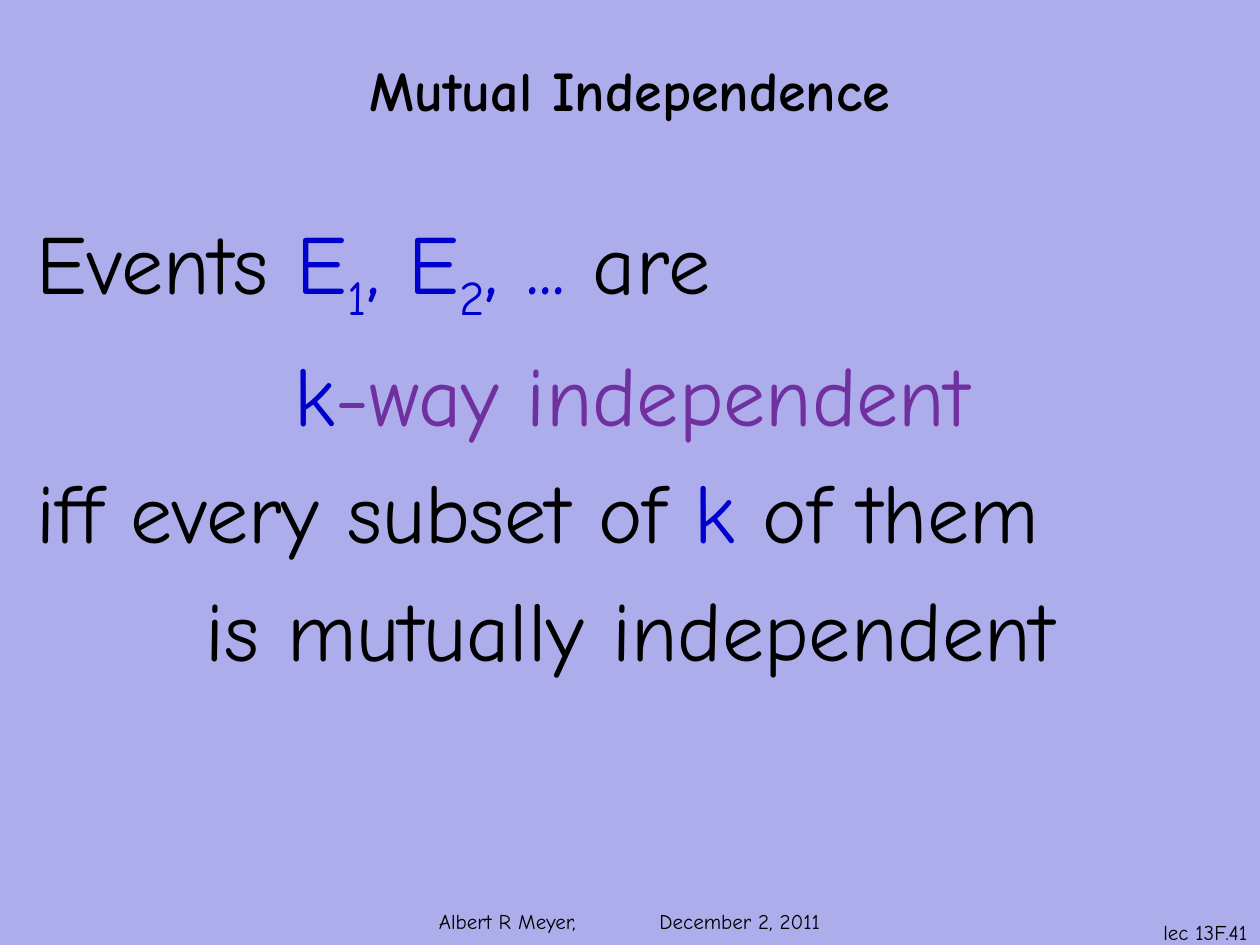
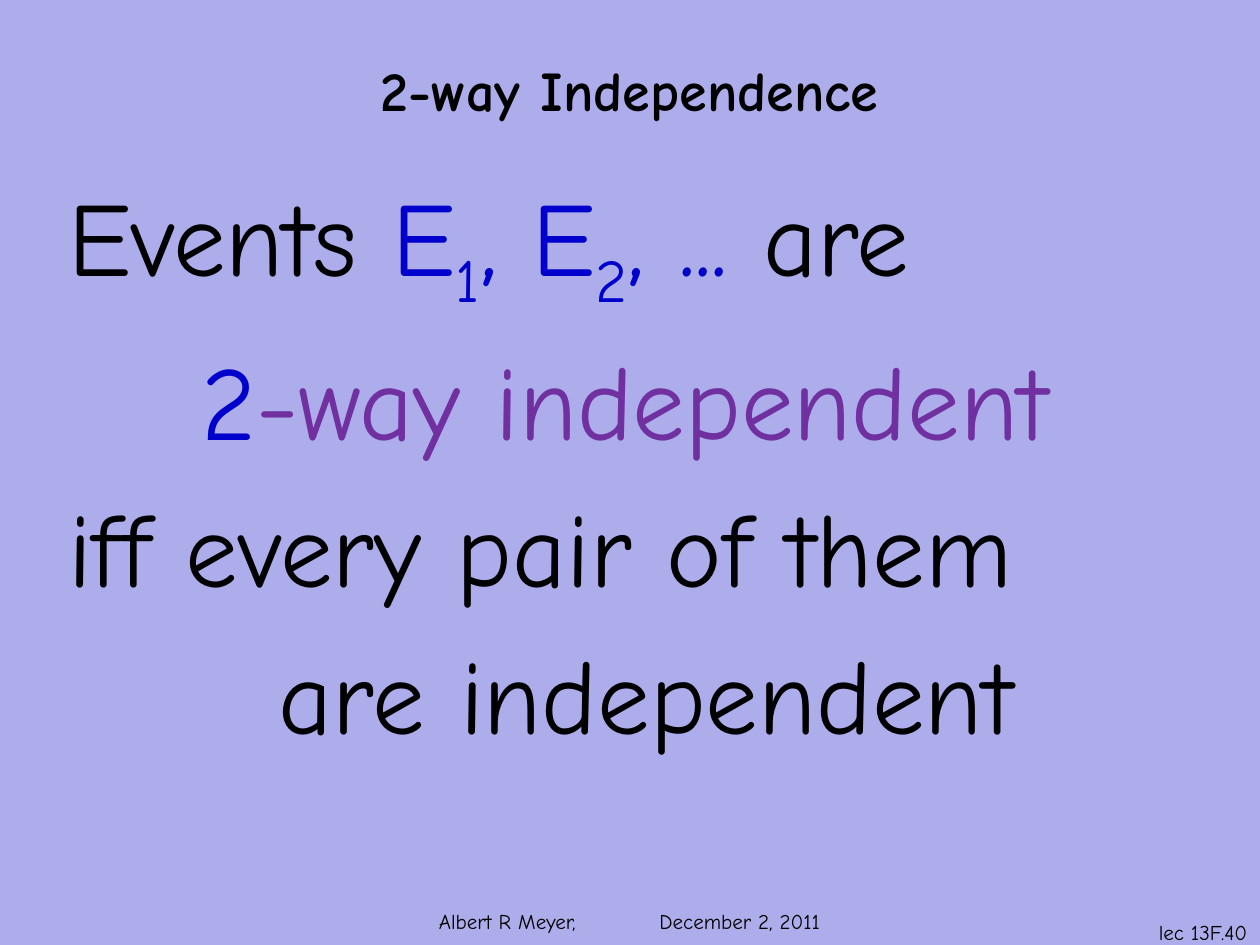
Before and after one commit to armeyer/mcs_web, a slide deck: slide 40 of fall11/slidesF11/slides13f.pptx (slide 41 before the commit). Drawn at 1260x945 pixels with LibreOffice and Linux fonts; fonts in the diff are those of the drawing; background and template pictures are left out. Boxes give left, top, right and bottom in pixels: in the first picture for what was removed or moved away, otherwise in the second. Text is boxed around its words. In the diff, an @@ line names an element or a change of style, - is before the commit and + after.

```diff
--- a/fall11/slidesF11/slides13f.pptx
+++ b/fall11/slidesF11/slides13f.pptx
@@ title at (381, 73, 879, 122): text changed @@
-Mutual Independence
+2-way Independence
@@ text "Events E1, E2, ... are": place and size @@
-text "Events E1, E2, ... are" at (37, 237, 1054, 678)
+text "Events E1, E2, ... are" at (68, 205, 1048, 755)
@@ text at (68, 205, 909, 278): size 48 to 60 pt in "Events E1, E2, ... are"; more space between paragraphs @@
@@ text at (68, 368, 1048, 755): text changed; size 48 to 60 pt @@
-k-way independent
-iff every subset of k of them
-is mutually independent
+2-way independent
+iff every pair of them
+are independent
@@ page number at (1159, 925, 1247, 940): text changed @@
-lec 13F.41
+lec 13F.40
```
Also in this commit, not shown: 6 other slides changed, 6 slides added, 5 other files.
